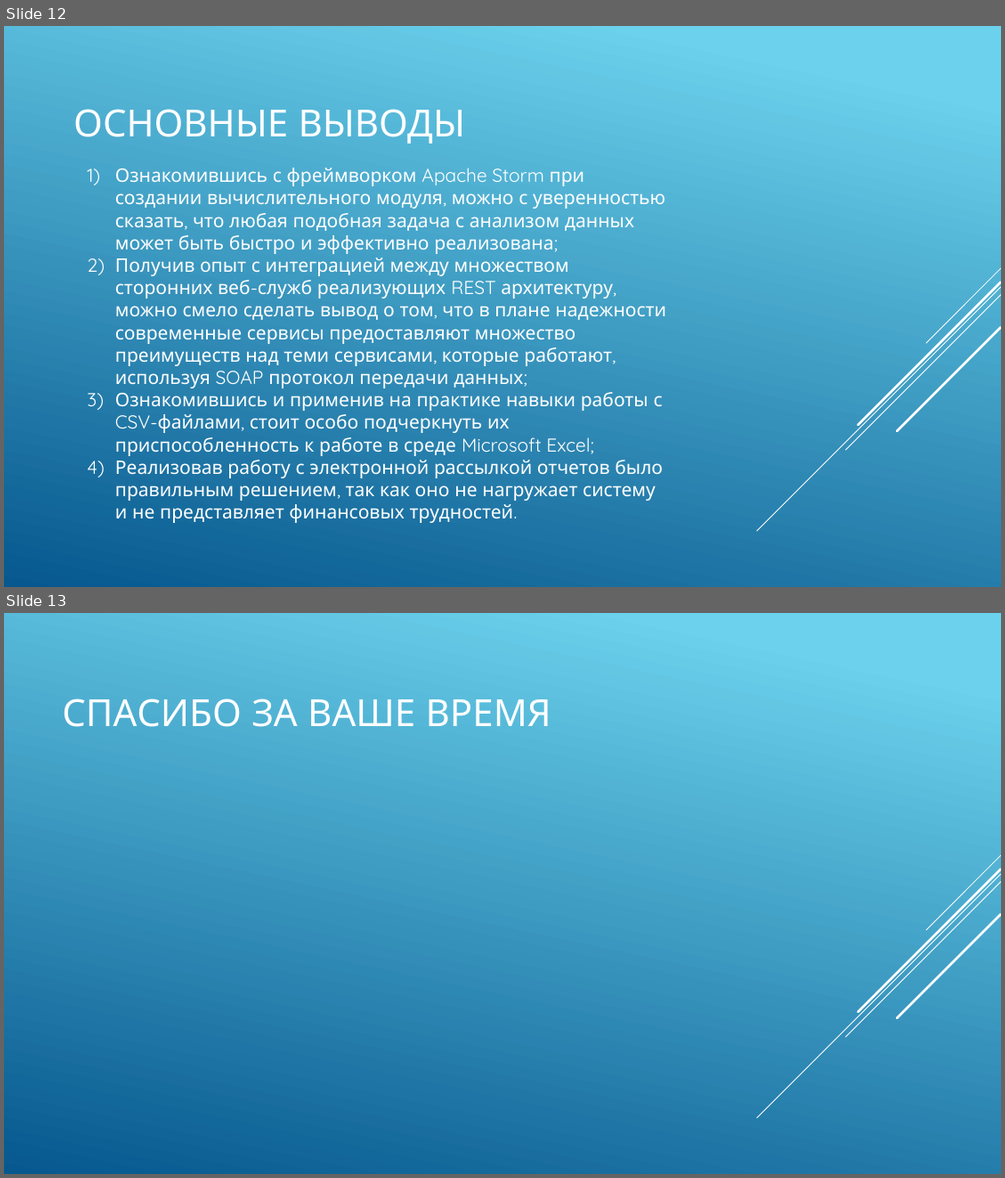
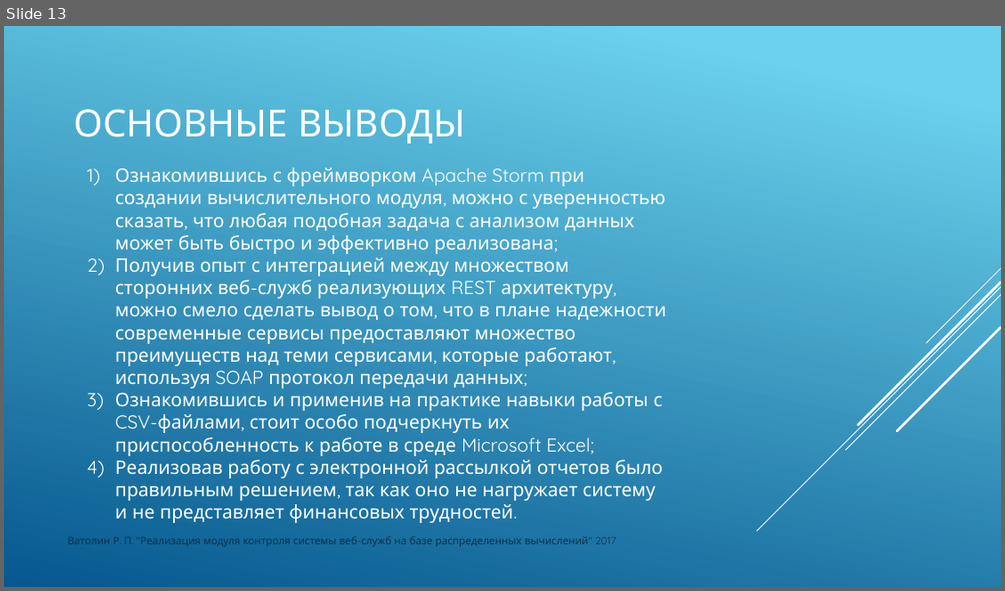
Before and after one commit to vatolinrp/weather-analyzer, a slide deck: docs/VatolinRP.pptx. Shown one above the other, each under a label of ours: slides 12 and 13 before the commit, slide 13 after it. The pictures are 1005x1178 and 1005x591 pixels, drawn with LibreOffice and Linux fonts; fonts in the diff are those of the drawing. Boxes give left, top, right and bottom in pixels: in the first picture for what was removed or moved away, otherwise in the second. Text is boxed around its words. In the diff, an @@ line names an element or a change of style, - is before the commit and + after.

```diff
--- a/docs/VatolinRP.pptx
+++ b/docs/VatolinRP.pptx
@@ slide 13 removed at box(4, 613, 1001, 1174), background gradient #6ED2EB to #06588E; not listed: 5 template elements that a slide beside it also shows @@
@@ title removed at box(62, 698, 551, 727) @@
-СПАСИБО ЗА ВАШЕ ВРЕМЯ
@@ what was slide 12 is now slide 13 @@
@@ slide 13 changed as well @@
@@ text added at box(67, 536, 615, 547), 10 pt, text #0A304A @@
+Ватолин Р. П. "Реализация модуля контроля системы веб-служб на базе распределенных вычислений" 2017
```
Also in this commit, not shown: 10 other slides changed, 2 slides added, 1 other slide removed, 6 other files.
